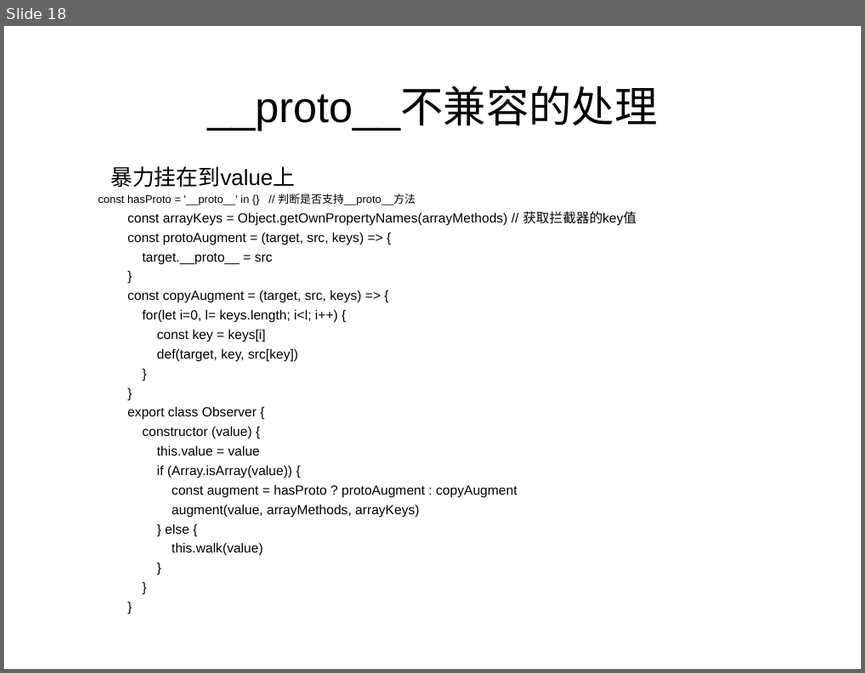
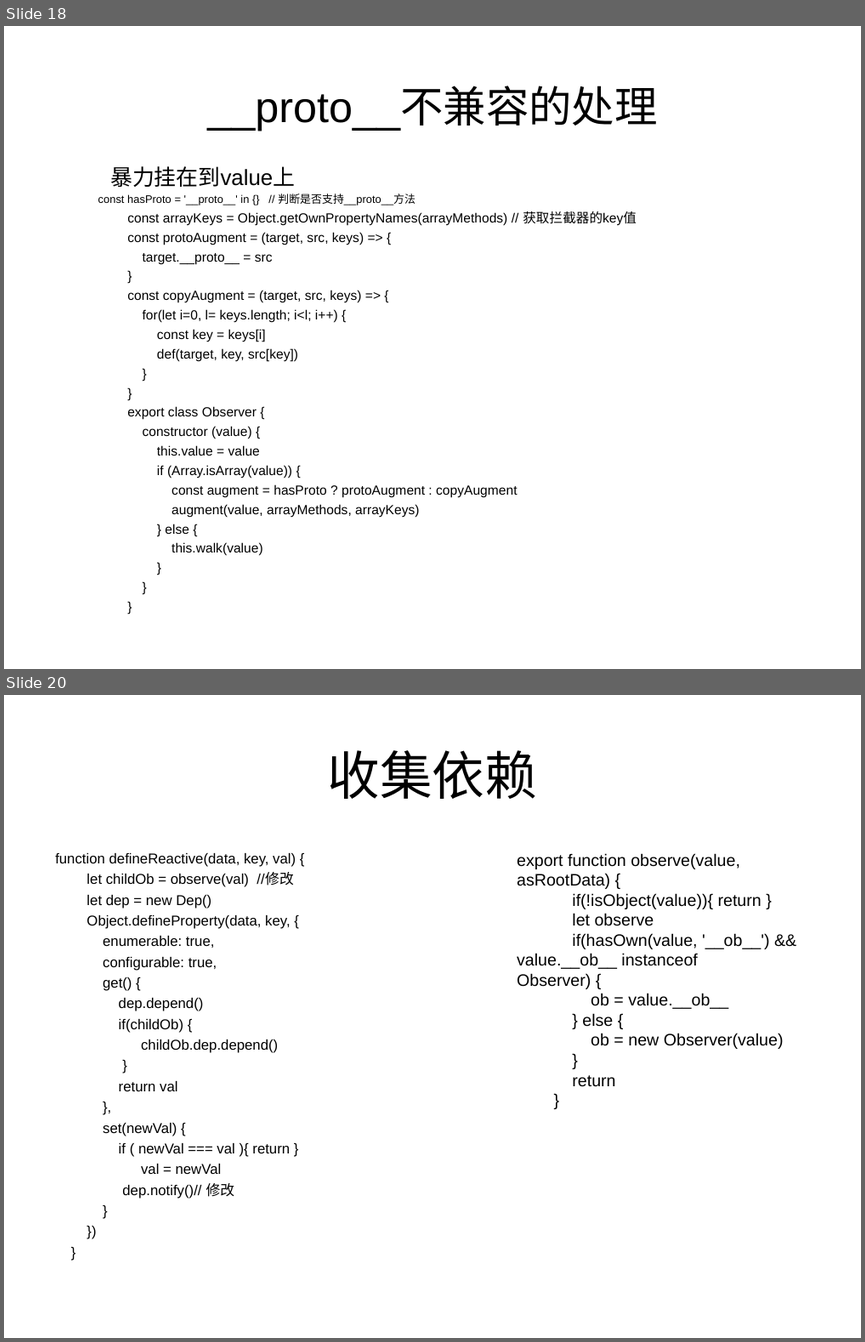
Before and after one commit to liyanjunCode/miniPrograme, a slide deck: vue.ppt. Shown one above the other, each under a label of ours: slide 18 before the commit, slides 18 and 20 after it; the slides between them are not shown. The pictures are 865x673 and 865x1342 pixels, drawn with LibreOffice and Linux fonts; fonts in the diff are those of the drawing. Boxes give left, top, right and bottom in pixels: in the first picture for what was removed or moved away, otherwise in the second. Text is boxed around its words. In the diff, an @@ line names an element or a change of style, - is before the commit and + after.

```diff
--- a/vue.ppt
+++ b/vue.ppt
@@ slide 20 added at [4,695,861,1338], background #FFFFFF @@
@@ title added at [328,750,537,799], 44 pt, text #000000 @@
+收集依赖
@@ text added at [55,853,296,1198], 12 pt, text #000000 @@
+function defineReactive(data, key, val) {
+let childOb = observe(val) //修改
+let dep = new Dep()
+Object.defineProperty(data, key, {
+enumerable: true,
+configurable: true,
+get() {
+dep.depend()
+if(childOb) {
+childOb.dep.depend()
+}
+return val
+},
+set(newVal) {
+if ( newVal === val ){ return }
+val = newVal
+dep.notify()// 修改
+}
+})
+}
@@ text added at [517,853,783,1087], 14 pt, text #000000 @@
+export function observe(value, asRootData) {
+if(!isObject(value)){ return }
+let observe
+if(hasOwn(value, '__ob__') && value.__ob__ instanceof Observer) {
+ob = value.__ob__
+} else {
+ob = new Observer(value)
+}
+return
+}
```
Also in this commit, not shown: 1 slide changed, 3 other slides added.
